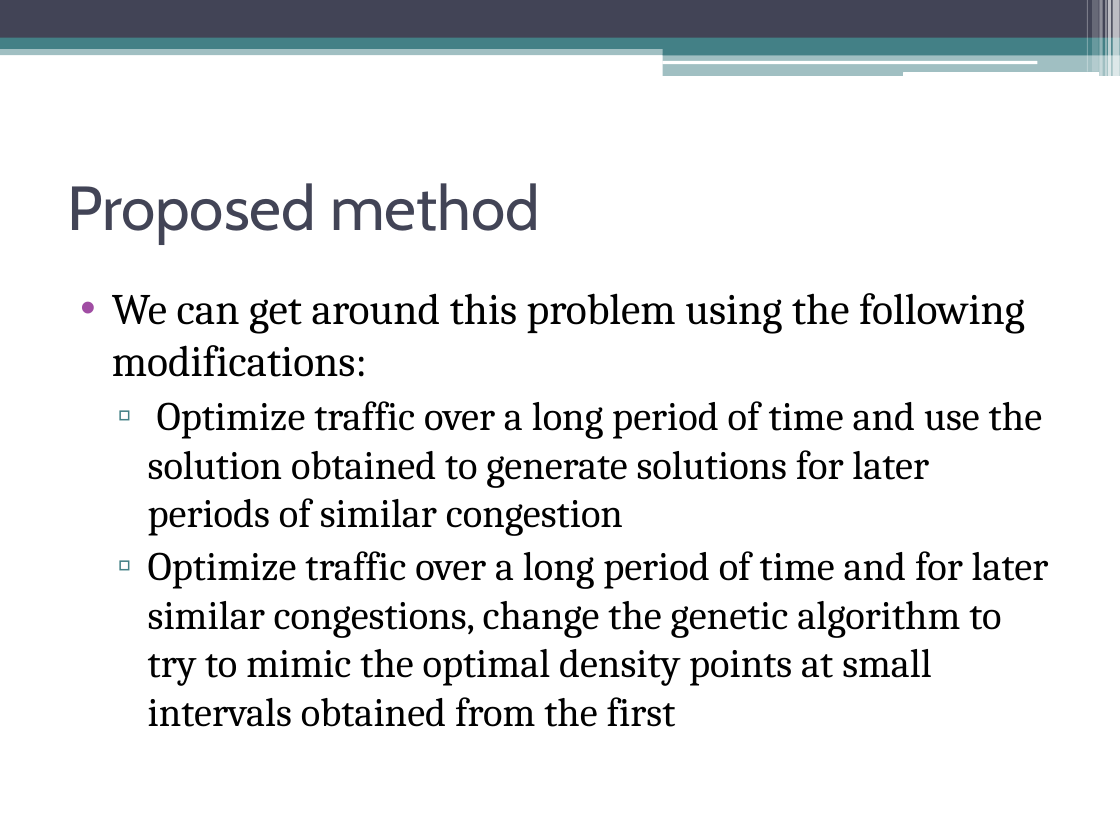
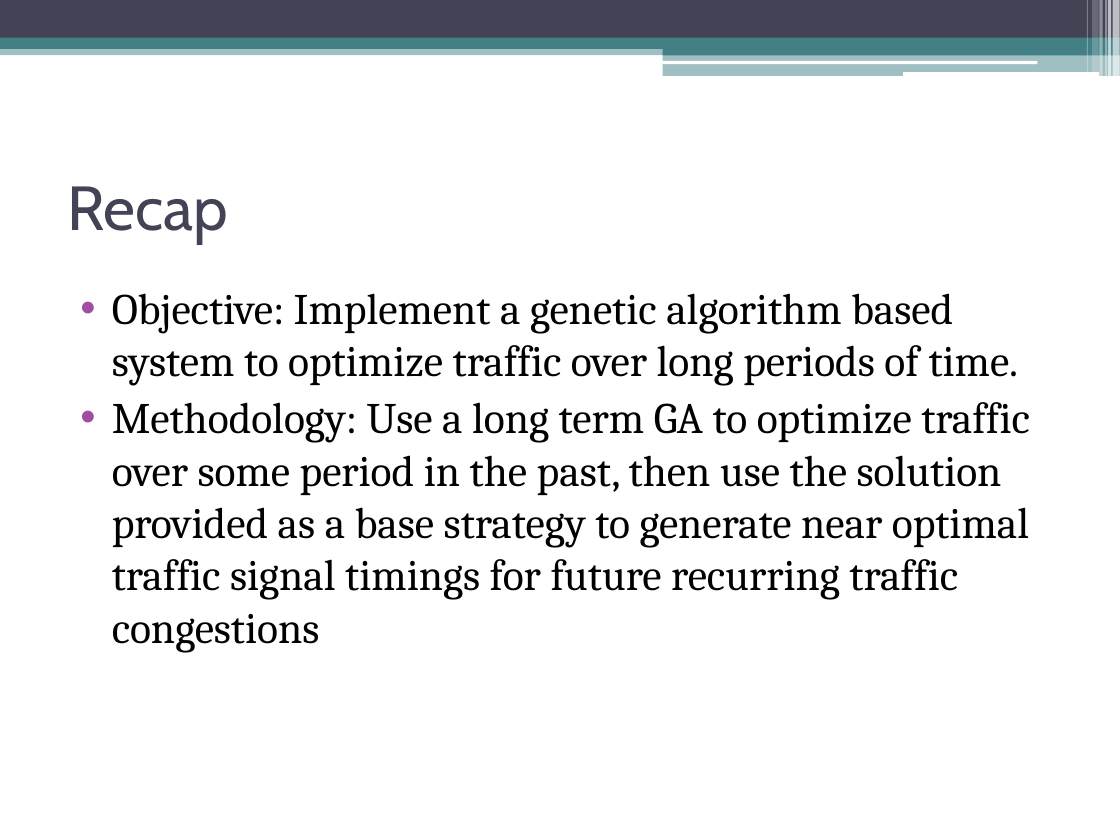
Before and after one commit to alok20121998/Traffic-Optimization-Project, a slide deck: slide 3 of presentation/presentation4.pptx (slide 9 before the commit). Drawn at 1120x840 pixels with LibreOffice and Linux fonts; fonts in the diff are those of the drawing. Boxes give left, top, right and bottom in pixels: in the first picture for what was removed or moved away, otherwise in the second. Text is boxed around its words. In the diff, an @@ line names an element or a change of style, - is before the commit and + after.

```diff
--- a/presentation/presentation4.pptx
+++ b/presentation/presentation4.pptx
@@ title at (x1=67, y1=186, x2=228, y2=244): text changed @@
-Proposed method
+Recap
@@ text at (x1=112, y1=293, x2=1030, y2=653): text changed; size 26 to 28 pt @@
-• We can get around this problem using the following modifications:
-  ▫ Optimize traffic over a long period of time and use the solution obtained to generate solutions for later periods of similar congestion
-  ▫ Optimize traffic over a long period of time and for later similar congestions, change the genetic algorithm to try to mimic the optimal density points at small intervals obtained from the first
+• Objective: Implement a genetic algorithm based system to optimize traffic over long periods of time.
+• Methodology: Use a long term GA to optimize traffic over some period in the past, then use the solution provided as a base strategy to generate near optimal traffic signal timings for future recurring traffic congestions
```
Also in this commit, not shown: 3 other slides changed, 4 slides added, 7 slides removed, 3 other files.
